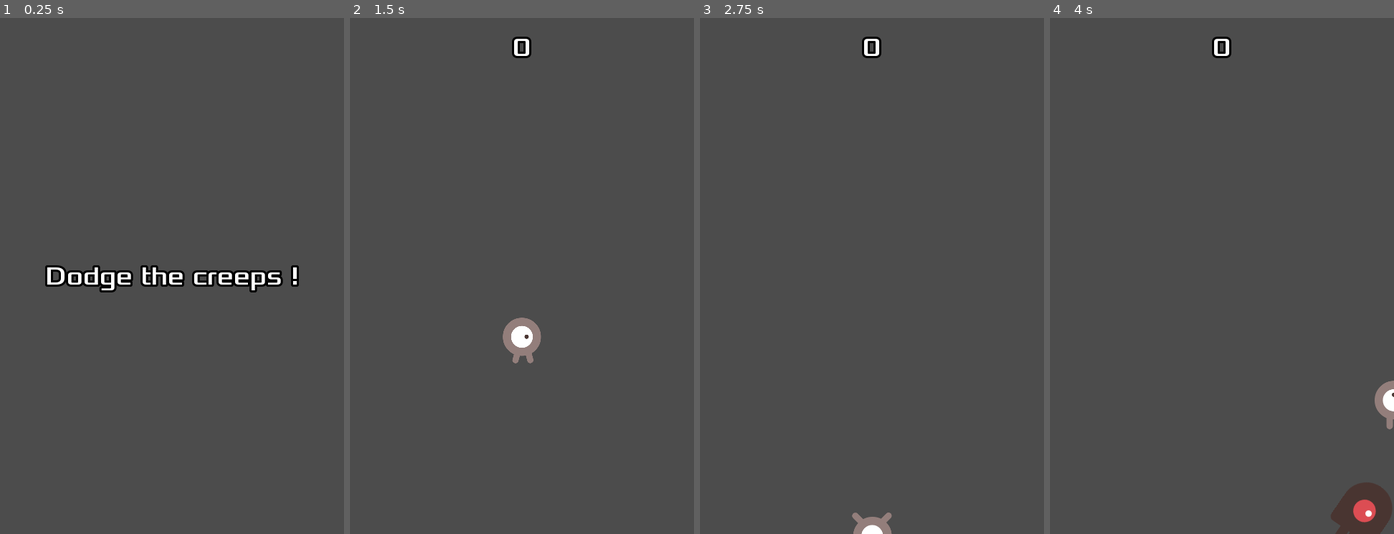
Above: before the commit, frames 1-4 (left to right).
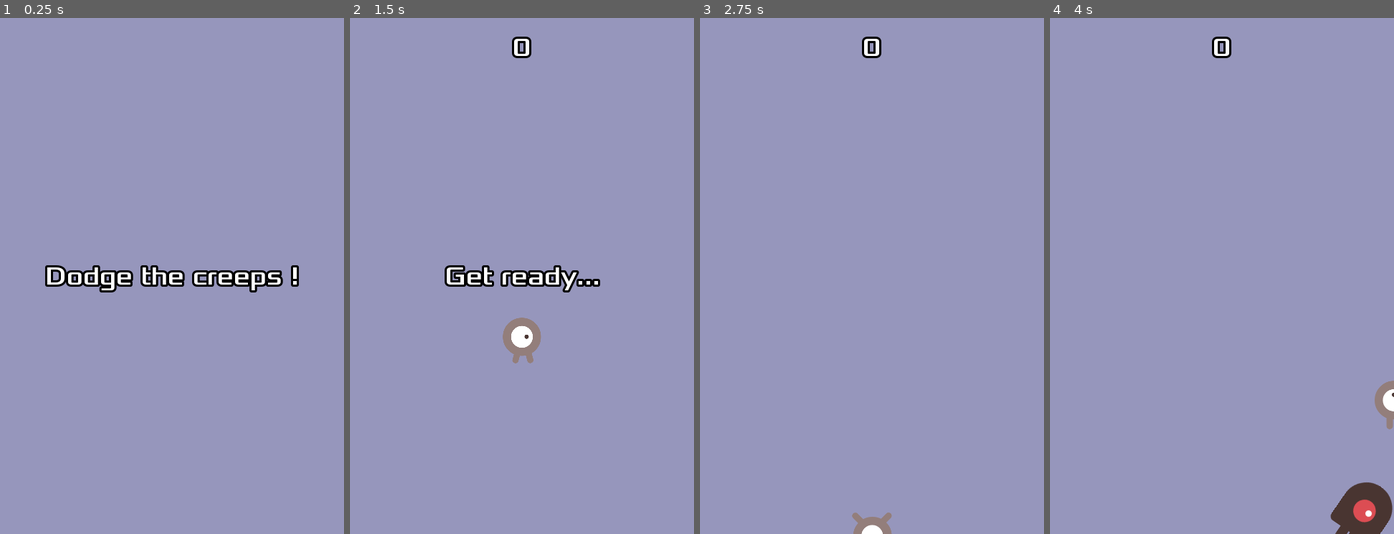
Above: after the commit, the same moments.

Repository: TinQk/godot_dodge
Game: Godot game, scene res://Main.tscn
Two runs of this game, one before a commit and one after it. Both use one fixed random seed, a clock stepped at 60 frames per second and the inputs below.
Inputs:
- Up to frame 1 (0.25 s): no input
- Up to frame 2 (1.5 s): tap Enter at 0.5 s; hold Right (move_right) 0.53-1.25 s; click "Start" at 1.25 s
- Up to frame 3 (2.75 s): tap Space at 2 s; hold Down (move_down) from 2.03 s (still down)
- Up to frame 4 (4 s): release Down (move_down) at 2.78 s; hold Right (move_right) 2.78-3.53 s; hold Up (move_up) from 3.53 s (still down)

The runs differ from the first frame. In frame 1, 98% of the frame differs, in the area x 0-100%, y 0-100%; in frame 2, 99%; in frame 3, 99%; in frame 4, 98%.

Commit message:
tutorial done + qzsd move

Diff:
--- a/dodge_the_creep_advanced/HUD.gd
+++ b/dodge_the_creep_advanced/HUD.gd
@@ -31,7 +31,7 @@
 	$StartButton.show()
 
 func _on_StartButton_pressed():
-	$Message.hide()
+	show_temp_message("Get ready...", 1)
 	$StartButton.hide()
 	update_score(0)
 	$ScoreLabel.show()
--- a/dodge_the_creep_advanced/HUD.tscn
+++ b/dodge_the_creep_advanced/HUD.tscn
@@ -8,6 +8,12 @@
 outline_size = 3
 outline_color = Color( 0, 0, 0, 1 )
 font_data = ExtResource( 1 )
+
+[sub_resource type="InputEventAction" id=2]
+action = "ui_accept"
+
+[sub_resource type="ShortCut" id=3]
+shortcut = SubResource( 2 )
 
 [node name="HUD" type="CanvasLayer"]
 script = ExtResource( 2 )
@@ -47,6 +53,7 @@
 margin_right = 52.5
 margin_bottom = 159.0
 custom_fonts/font = SubResource( 1 )
+shortcut = SubResource( 3 )
 text = "Start"
 
 [node name="MessageTimer" type="Timer" parent="."]
--- a/dodge_the_creep_advanced/Main.gd
+++ b/dodge_the_creep_advanced/Main.gd
@@ -35,12 +35,15 @@
 	score = 0
 	$Player.start($StartPosition.position)
 	$StartTimer.start()
+	$Music.play()
 
 func _on_StartTimer_timeout():
 	$MobTimer.start()
 	$ScoreTimer.start()
 
 func game_over():
+	$Music.stop()
+	$DeathSound.play()
 	$ScoreTimer.stop()
 	$MobTimer.stop()
 	$HUD.show_game_over()
--- a/dodge_the_creep_advanced/Main.tscn
+++ b/dodge_the_creep_advanced/Main.tscn
@@ -1,9 +1,11 @@
-[gd_scene load_steps=6 format=2]
+[gd_scene load_steps=8 format=2]
 
 [ext_resource path="res://Player.tscn" type="PackedScene" id=1]
 [ext_resource path="res://Main.gd" type="Script" id=2]
 [ext_resource path="res://Mob.tscn" type="PackedScene" id=3]
 [ext_resource path="res://HUD.tscn" type="PackedScene" id=4]
+[ext_resource path="res://assets/art/House In a Forest Loop.ogg" type="AudioStream" id=5]
+[ext_resource path="res://assets/art/gameover.wav" type="AudioStream" id=6]
 
 [sub_resource type="Curve2D" id=1]
 _data = {
@@ -13,6 +15,12 @@
 [node name="Main" type="Node"]
 script = ExtResource( 2 )
 mob_scene = ExtResource( 3 )
+
+[node name="ColorRect" type="ColorRect" parent="."]
+show_behind_parent = true
+anchor_right = 1.0
+anchor_bottom = 1.0
+color = Color( 0.592157, 0.592157, 0.741176, 1 )
 
 [node name="HUD" parent="." instance=ExtResource( 4 )]
 
@@ -37,6 +45,12 @@
 position = Vector2( 0, -4 )
 rotation = 0.0125255
 
+[node name="Music" type="AudioStreamPlayer" parent="."]
+stream = ExtResource( 5 )
+
+[node name="DeathSound" type="AudioStreamPlayer" parent="."]
+stream = ExtResource( 6 )
+
 [connection signal="start_game" from="HUD" to="." method="_on_HUD_start_game"]
 [connection signal="timeout" from="ScoreTimer" to="." method="_on_ScoreTimer_timeout"]
 [connection signal="timeout" from="StartTimer" to="." method="_on_StartTimer_timeout"]
--- a/dodge_the_creep_advanced/project.godot
+++ b/dodge_the_creep_advanced/project.godot
@@ -30,26 +30,26 @@
 move_right={
 "deadzone": 0.5,
 "events": [ Object(InputEventKey,"resource_local_to_scene":false,"resource_name":"","device":0,"alt":false,"shift":false,"control":false,"meta":false,"command":false,"pressed":false,"scancode":16777233,"physical_scancode":0,"unicode":0,"echo":false,"script":null)
+, Object(InputEventKey,"resource_local_to_scene":false,"resource_name":"","device":0,"alt":false,"shift":false,"control":false,"meta":false,"command":false,"pressed":false,"scancode":68,"physical_scancode":0,"unicode":0,"echo":false,"script":null)
  ]
 }
 move_left={
 "deadzone": 0.5,
 "events": [ Object(InputEventKey,"resource_local_to_scene":false,"resource_name":"","device":0,"alt":false,"shift":false,"control":false,"meta":false,"command":false,"pressed":false,"scancode":16777231,"physical_scancode":0,"unicode":0,"echo":false,"script":null)
+, Object(InputEventKey,"resource_local_to_scene":false,"resource_name":"","device":0,"alt":false,"shift":false,"control":false,"meta":false,"command":false,"pressed":false,"scancode":81,"physical_scancode":0,"unicode":0,"echo":false,"script":null)
  ]
 }
 move_up={
 "deadzone": 0.5,
 "events": [ Object(InputEventKey,"resource_local_to_scene":false,"resource_name":"","device":0,"alt":false,"shift":false,"control":false,"meta":false,"command":false,"pressed":false,"scancode":16777232,"physical_scancode":0,"unicode":0,"echo":false,"script":null)
+, Object(InputEventKey,"resource_local_to_scene":false,"resource_name":"","device":0,"alt":false,"shift":false,"control":false,"meta":false,"command":false,"pressed":false,"scancode":90,"physical_scancode":0,"unicode":0,"echo":false,"script":null)
  ]
 }
 move_down={
 "deadzone": 0.5,
 "events": [ Object(InputEventKey,"resource_local_to_scene":false,"resource_name":"","device":0,"alt":false,"shift":false,"control":false,"meta":false,"command":false,"pressed":false,"scancode":16777234,"physical_scancode":0,"unicode":0,"echo":false,"script":null)
+, Object(InputEventKey,"resource_local_to_scene":false,"resource_name":"","device":0,"alt":false,"shift":false,"control":false,"meta":false,"command":false,"pressed":false,"scancode":83,"physical_scancode":0,"unicode":0,"echo":false,"script":null)
  ]
-}
-move={
-"deadzone": 0.5,
-"events": [  ]
 }
 
 [rendering]
Not shown: 1 places in dodge_the_creep_advanced/HUD.tscn that only renumber resources
Not shown, added: dodge_the_creep_advanced/export_presets.cfg
Not shown, added: dodge_the_creep_advanced/test-export.exe
Not shown, added: dodge_the_creep_advanced/test-export.pck
